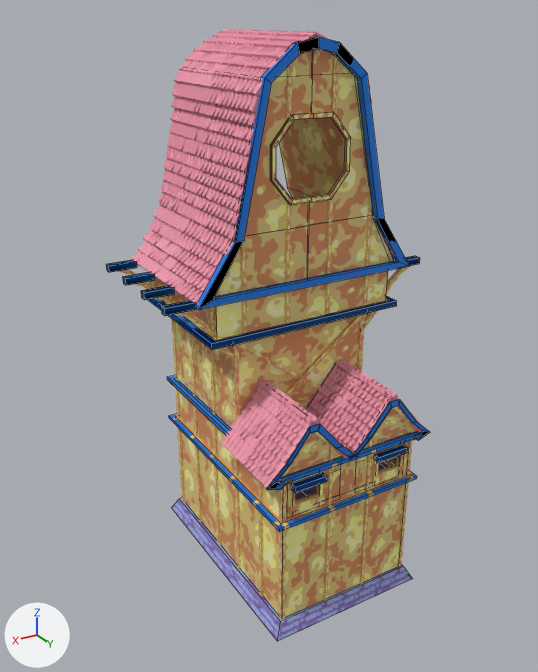
The FBX model FMP/Assets/Environment sprites/building#2 finished with collid.fbx: old version first, new version second.
Rendered twice from a 50 mm camera at (71.5, 94.8, 103.8) aimed at (3.4, -18.9, 47.0). Lighting does not change. The marker at lower left points along +X, +Y and +Z. Mesh edges are drawn as thin lines on the coarser meshes. Objects named as collision shapes, trigger or cutter boxes, shadow casters or lower levels of detail are left out. Where no turn or scale is listed for an object, it has been applied to the vertices. Vertices at the same position are counted once.

The first picture shows 'Cube', 'block sepeeeereator.004', 'block sepeeeereator.009', 'grapple', 'roof tiles', 'roof tiles.003', 'stone bottom', 'support beams', 'support beams.001', 'wall1', 'wall1.001', 'wall1.002'.
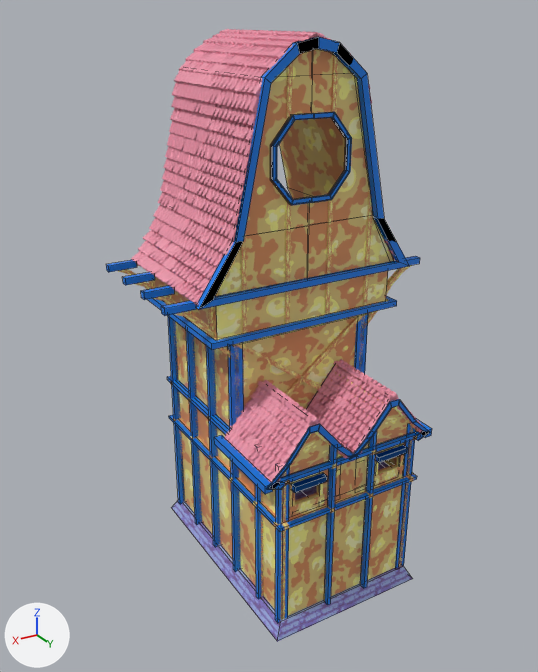
What changed in the scene script:
```text
Change me_cube_066:
    used by ob_grapple; location = (0.0, 4.8, 21.2)
    remove me_cube_066.from_pydata(...)  # 248 vertices, 223 faces; spans x -27.5..27.5, y -46.3..0.2, z 0.4..79.6
    add me_cube_066.from_pydata(...)  # 380 vertices, 314 faces; spans x -27.5..27.5, y -46.3..0.3, z -21.3..79.6
    me_cube_066 part 1: a new loose piece, a box spanning x -4.74..-4.02, y -0.95..0.31, z -21.1..14.41, in mat_grapple (blue #007ae7)
    me_cube_066 part 2: a new loose piece, a box spanning x 16.9..18.4, y -18.3..0.1, z 9.1..10.7, in mat_grapple (blue #007ae7)
    me_cube_066 part 3: a new loose piece, a box spanning x -18.4..-16.9, y -18.3..0.1, z 9.1..10.7, in mat_grapple (blue #007ae7)
    me_cube_066 part 4: a new loose piece, a box spanning x 4.02..4.74, y -0.95..0.31, z -21.1..14.41, in mat_grapple (blue #007ae7)
    me_cube_066 part 5: a new loose piece, a box spanning x 12.86..15.34, y -17.94..-17.01, z -21.18..29.17, in mat_grapple (blue #007ae7)
    me_cube_066 part 6: a new loose piece, a box spanning x -15.34..-12.86, y -17.94..-17.01, z -21.18..29.17, in mat_grapple (blue #007ae7)
    me_cube_066 part 7: a new loose piece, a box spanning x 12.86..15.34, y -26.82..-25.89, z -21.18..29.17, in mat_grapple (blue #007ae7)
    me_cube_066 part 8: a new loose piece, a box spanning x 12.86..15.34, y -35.7..-34.78, z -21.18..29.17, in mat_grapple (blue #007ae7)
    me_cube_066 part 9: a new loose piece, a box spanning x 12.86..15.34, y -44.58..-43.66, z -21.18..29.17, in mat_grapple (blue #007ae7)
    me_cube_066 part 10: a new loose piece, a box spanning x 13.02..15.18, y -1.73..-0.8, z -21.3..12.89, in mat_grapple (blue #007ae7)
    me_cube_066 part 11: a new loose piece, a box spanning x -15.18..-13.02, y -1.73..-0.8, z -21.3..12.89, in mat_grapple (blue #007ae7)
    me_cube_066 part 12: a new loose piece, a box spanning x 13.02..15.18, y -8.85..-7.92, z -21.3..12.89, in mat_grapple (blue #007ae7)
    me_cube_066 part 13: a new loose piece of 40 vertices spanning x -7.9..7.9, y -15.5..-14.9, z 53.3..68.0, in mat_grapple (blue #007ae7)
    me_cube_066 part 14
    36 vertices are removed from x -21.7..21.7, y -44.7..-14.5, z 30.5..38.5
    45 faces are deleted
```

Pixel boxes (x1, y1, x2, y2) of what changed, in the pictures (538 x 672 px):
'grapple', reshaped (18% taller): before (106, 37, 430, 532); after (106, 37, 432, 623)
part 1 of me_cube_066, added (blue): after (360, 431, 377, 588)
part 2 of me_cube_066, added (blue): after (214, 435, 273, 494)
part 3 of me_cube_066, added: after (416, 419, 432, 438)
part 4 of me_cube_066, added (blue): after (324, 444, 337, 605)
part 5 of me_cube_066, added (blue): after (228, 345, 244, 572)
part 6 of me_cube_066, added (blue): after (354, 315, 368, 374)
part 7 of me_cube_066, added (blue): after (206, 345, 220, 547)
part 8 of me_cube_066, added (blue): after (186, 330, 202, 525)
part 9 of me_cube_066, added (blue): after (168, 316, 185, 504)
part 10 of me_cube_066, added (blue): after (275, 464, 290, 623)
part 11 of me_cube_066, added (blue): after (395, 423, 416, 568)
part 12 of me_cube_066, added (blue): after (255, 485, 263, 600)
part 13 of me_cube_066, added (blue): after (271, 112, 352, 205)
part 14 of me_cube_066, deleted (blue): before (106, 256, 420, 349)
'support beams.001', unchanged, covered by the edit: before (171, 315, 365, 569); after (173, 315, 365, 568)
'wall1.002', unchanged, covered by the edit: before (270, 112, 351, 205); after (270, 112, 347, 205)
